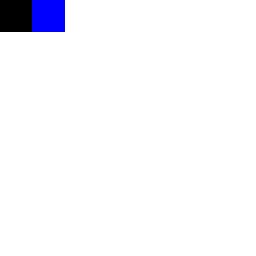
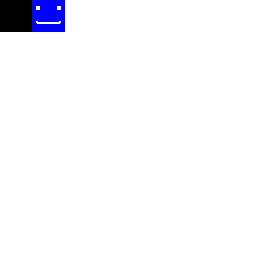
Layer changes from the first 256 × 256 image to the second:
painted on "Background" over [36, 6, 61, 24]
